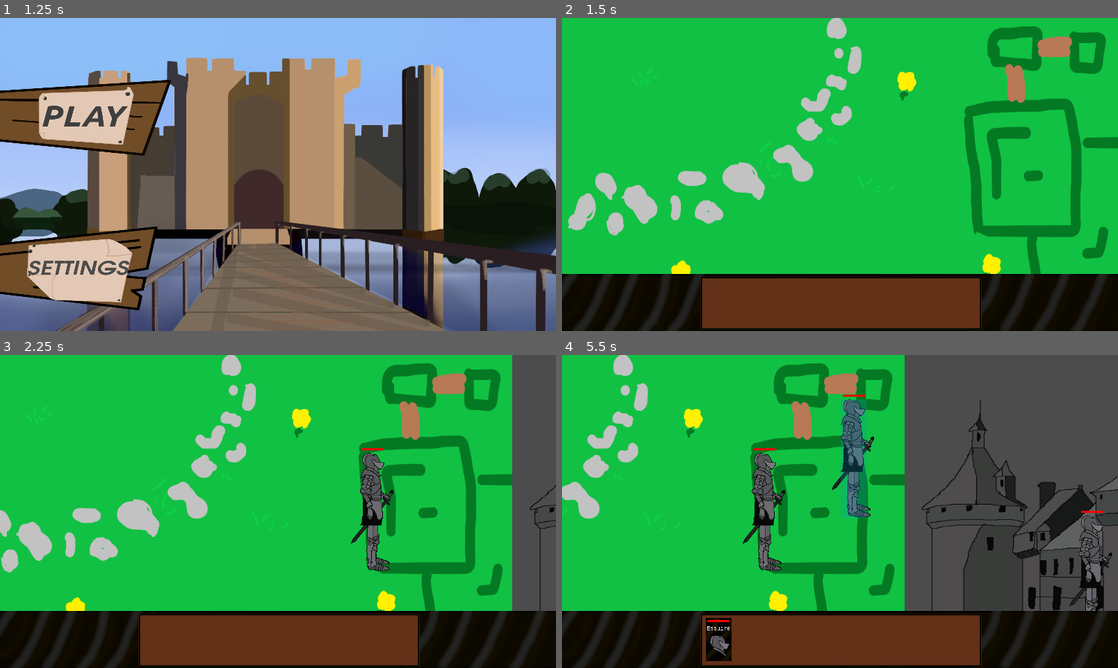
Above: before the commit, frames 1-4 (two rows, left to right).
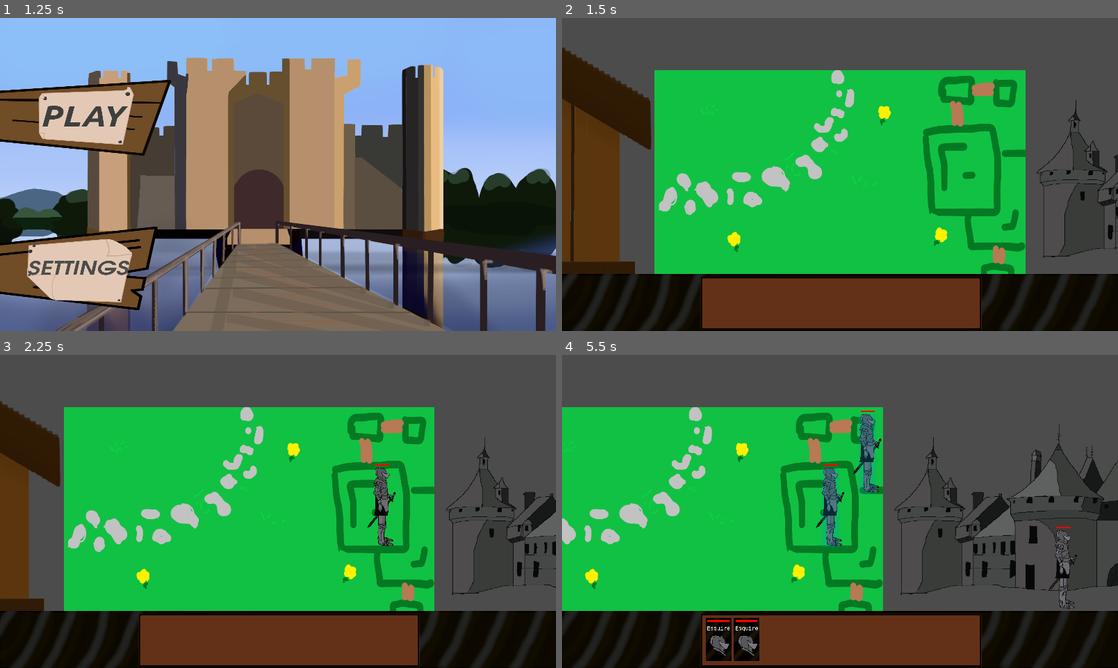
Above: after the commit, the same moments.

Repository: An0n3m0us/RSS-Godot
Game: Godot game, scene res://src/game/IntroScreen.tscn
The game is run twice, just before and just after one commit, with the same random seed, the same clock (stepped at 60 frames per second) and the same inputs.
Inputs (mouse positions are in pixels of both pictures, inside the frame that each line leads up to):
- Up to frame 1 (1.25 s): click (88, 115) at 0.5 s
- Up to frame 2 (1.5 s): click (650, 115) at 1.25 s
- Up to frame 3 (2.25 s): tap Enter at 2 s; move the mouse to (400, 495) at 2.02 s; hold Right from 2.03 s (still down); tap 1 at 2.1 s; click (400, 495) at 2.17 s
- Up to frame 4 (5.5 s): release Right at 2.75 s; drag from (728, 527) to (812, 574) at 2.77 s; move the mouse to (895, 442) at 3.52 s; hold Right 3.53-4.25 s; tap 1 at 3.6, 5.1 s; drag from (812, 574) to (756, 455) at 4.27 s; move the mouse to (1006, 558) at 5.02 s; hold Left from 5.03 s (still down)

Frame 1 is identical in both runs. In frame 2, 47% of the frame differs, in the area x 0-100%, y 0-82%; in frame 3, 43%; in frame 4, 31%.

Commit message:
Change camera zoom

Diff:
--- a/src/game/GameScene.tscn
+++ b/src/game/GameScene.tscn
@@ -55,6 +55,7 @@
 [node name="Camera2D" type="Camera2D" parent="."]
 position = Vector2( 640, 360 )
 current = true
+zoom = Vector2( 1.5, 1.5 )
 script = ExtResource( 4 )
 
 [node name="HUDLayer" type="CanvasLayer" parent="Camera2D"]
Not shown: 2 places in src/actors/Esquire.tscn that only renumber resources
